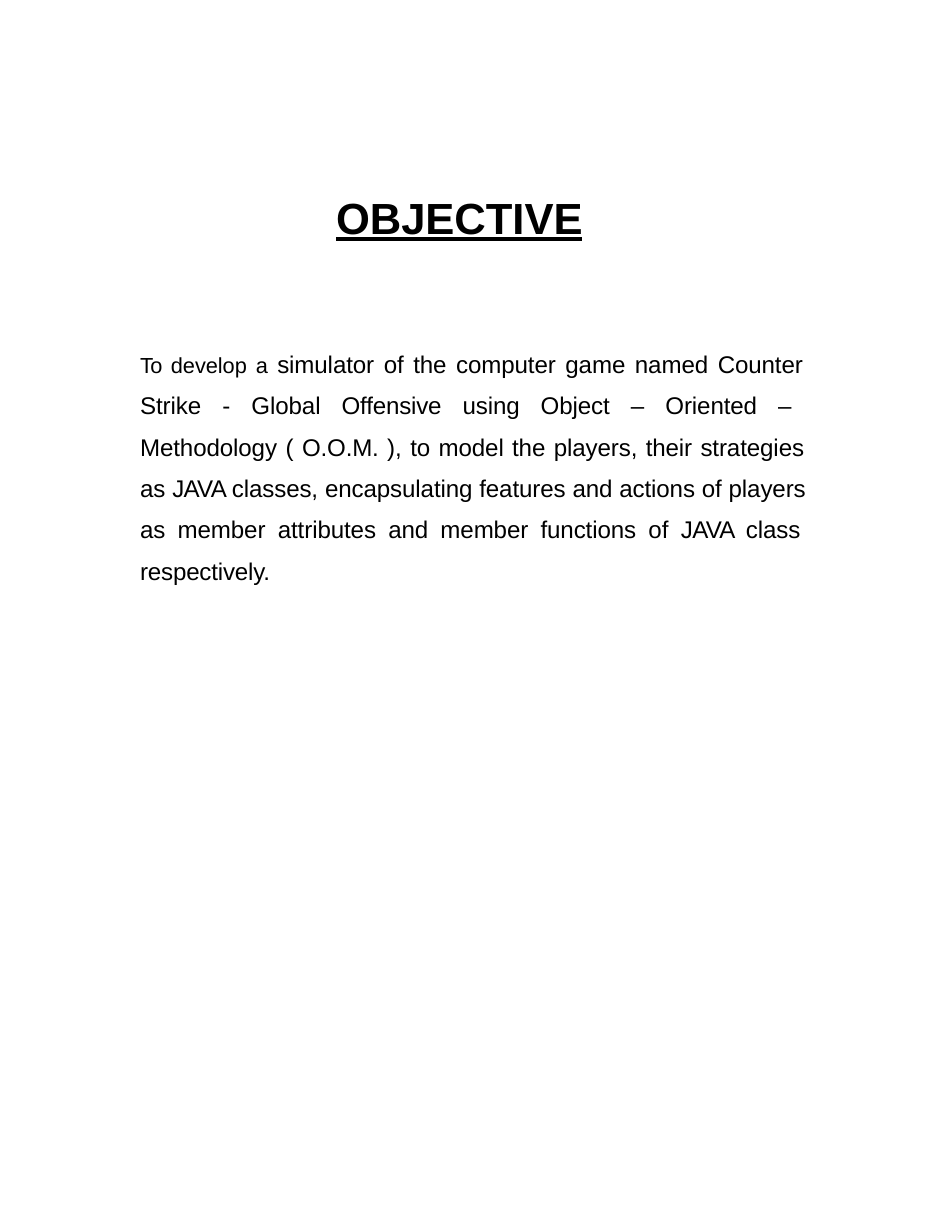
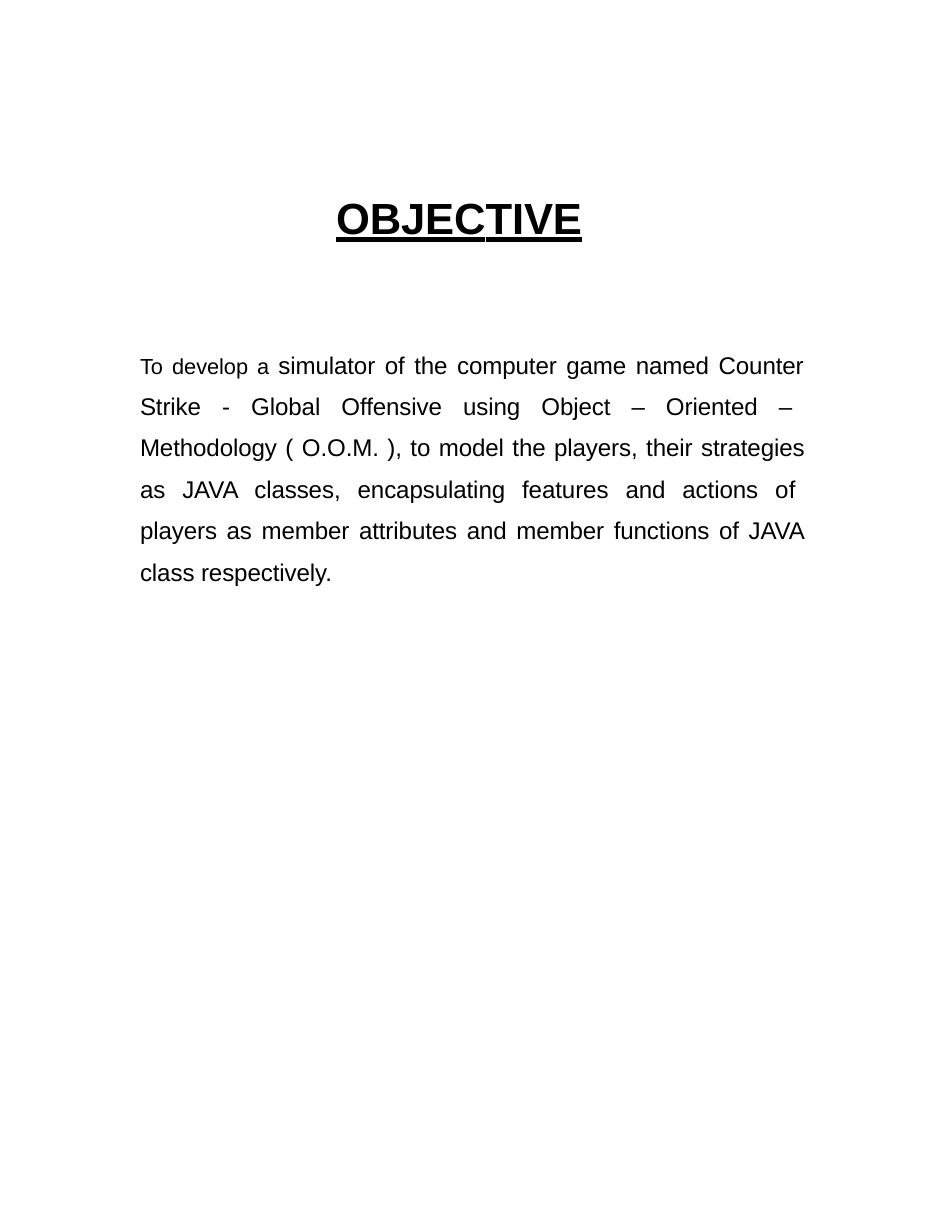
Before and after one commit to rajutkarshgupt/tinceptor_public, a slide deck: slide 9 of Mid_Presentation.pptx (slide 4 before the commit). Drawn at 952x1232 pixels with LibreOffice and Linux fonts; fonts in the diff are those of the drawing. Boxes give left, top, right and bottom in pixels: in the first picture for what was removed or moved away, otherwise in the second. Text is boxed around its words. In the diff, an @@ line names an element or a change of style, - is before the commit and + after.

```diff
--- a/Mid_Presentation.pptx
+++ b/Mid_Presentation.pptx
@@ text "To develop a simulator of ..." at box(140, 356, 805, 586): letter spacing -0.5 to 0 pt in "To"; letter spacing 0 to -0.1 pt in "- – – ( ),"; letter spacing -0.5 to -0.1 pt in "JAVA JAVA"; letter spacing -0.1 to 0.2 pt in "of" @@
```
Also in this commit, not shown: 5 other slides changed, 9 slides added, 1 slide removed.
